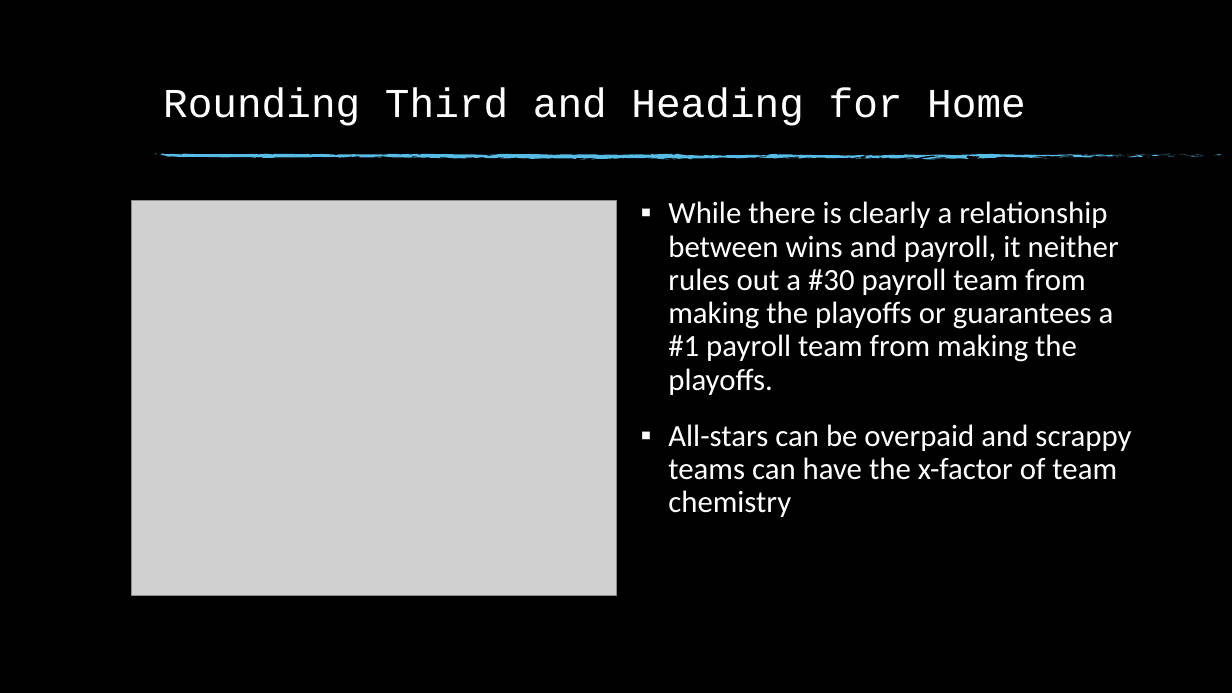
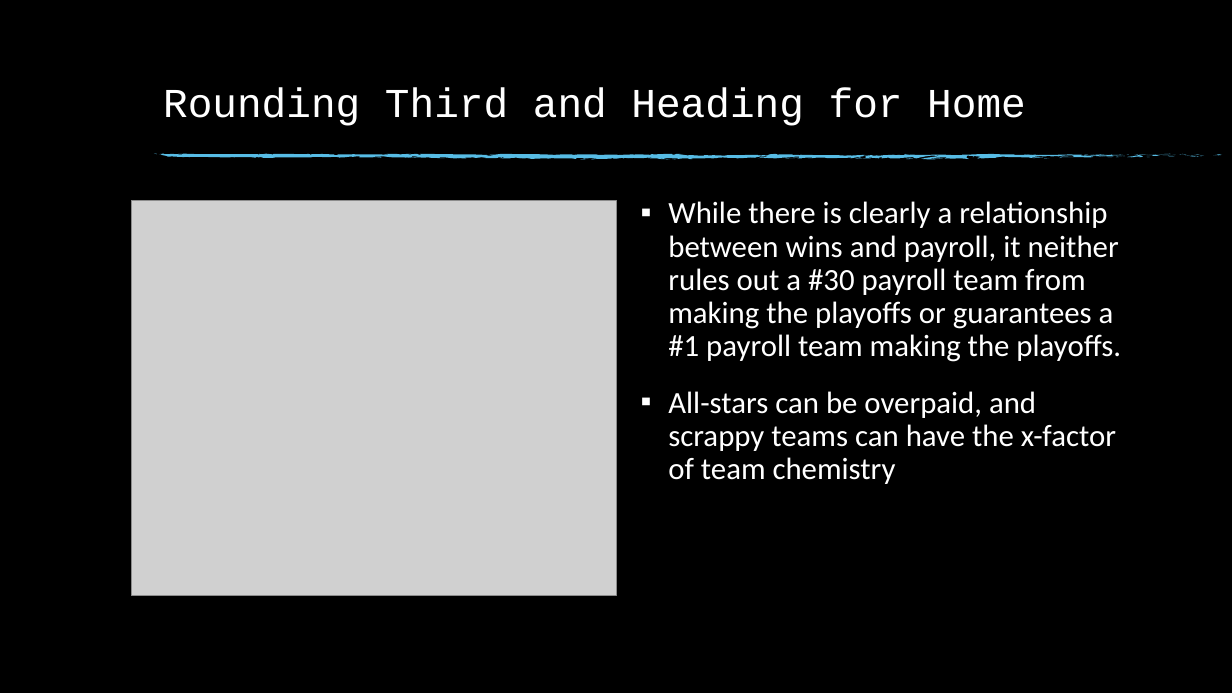
Before and after one commit to trentleslie/Springboard, a slide deck: slide 12 of 20.3 Data Storytelling/Data Storytelling - The Million Dollar Question.pptx. Drawn at 1232x693 pixels with LibreOffice and Linux fonts; fonts in the diff are those of the drawing; grey boxes stand for pictures; background and template pictures are left out. Boxes give left, top, right and bottom in pixels: in the first picture for what was removed or moved away, otherwise in the second. Text is boxed around its words. In the diff, an @@ line names an element or a change of style, - is before the commit and + after.

Commit message:
ppt update

```diff
--- a/20.3 Data Storytelling/Data Storytelling - The Million Dollar Question.pptx
+++ b/20.3 Data Storytelling/Data Storytelling - The Million Dollar Question.pptx
@@ text at (668,201,1121,484): text changed @@
-▪ While there is clearly a relationship between wins and payroll, it neither rules out a #30 payroll team from making the playoffs or guarantees a #1 payroll team from making the playoffs.
-▪ All-stars can be overpaid and scrappy teams can have the x-factor of team chemistry
+▪ While there is clearly a relationship between wins and payroll, it neither rules out a #30 payroll team from making the playoffs or guarantees a #1 payroll team making the playoffs.
+▪ All-stars can be overpaid, and scrappy teams can have the x-factor of team chemistry
```
Also in this commit, not shown: 1 other slide changed.
